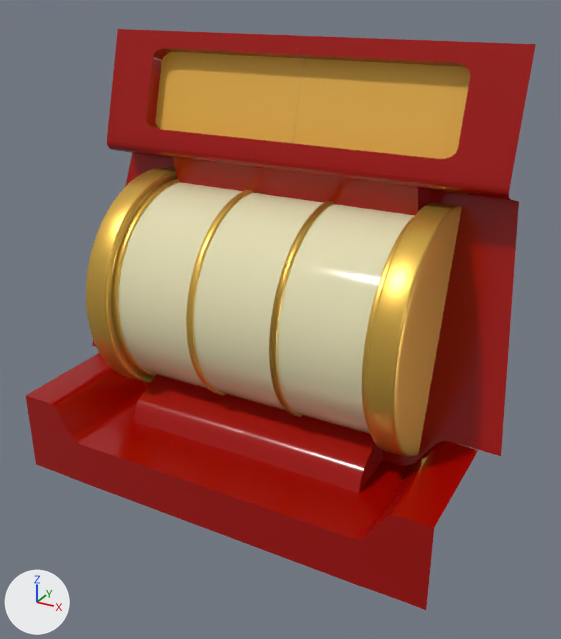
Renders of the glTF model cilindro.glb from each side of a commit.
Both versions are drawn from a camera (50 mm lens) standing at (17.1, -31.7, 14.8) and looking at (0.6, -1.8, -0.2). The axes (+X, +Y, +Z) are drawn at lower left. The lights are the same throughout.

Names of what the first picture shows: 'Carcasa', 'Cilindro'.
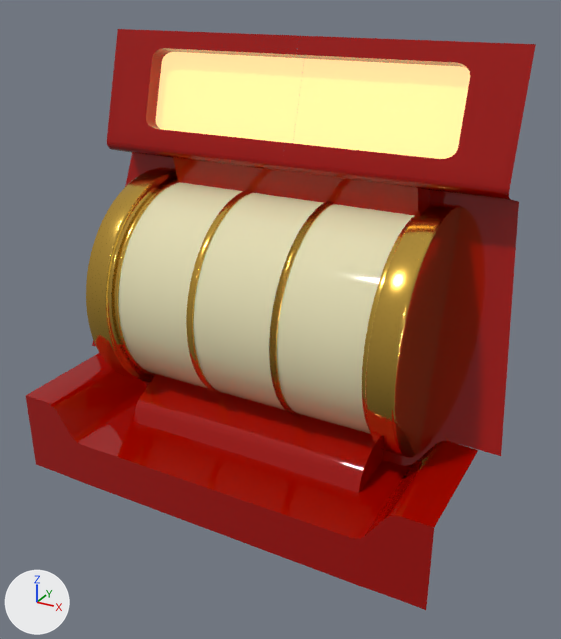
Where the change shows, as pixel boxes [x1, y1, x2, y2] in the pictures (561 x 639 px):
```json
{"object": "Carcasa", "change": "surface changed, recoloured", "before": [88, 45, 480, 519], "after": [88, 45, 480, 519]}
{"object": "Cilindro", "change": "surface changed", "before": [86, 167, 462, 457], "after": [86, 167, 462, 457]}
```

The change, as JSON lines over the scene's bpy script:
```json
{"op": "set", "path": "mat_cilindro.roughness", "old": "0.0909", "new": "0.05"}
{"op": "set", "path": "mat_separadores.metallic", "old": "0.768", "new": "1.0"}
{"op": "set", "path": "mat_separadores.roughness", "old": "0.35", "new": "0.136"}
{"op": "set", "path": "mat_carcasa.roughness", "old": "0.186", "new": "0.0273"}
{"op": "add", "block": "mat_cartel", "code": "mat_cartel.emission_strength = 1.0"}
{"op": "add", "block": "mat_cartel", "code": "mat_cartel.emission_color = (0.9, 0.666, 0.331)  # beige #f3d59c"}
```
